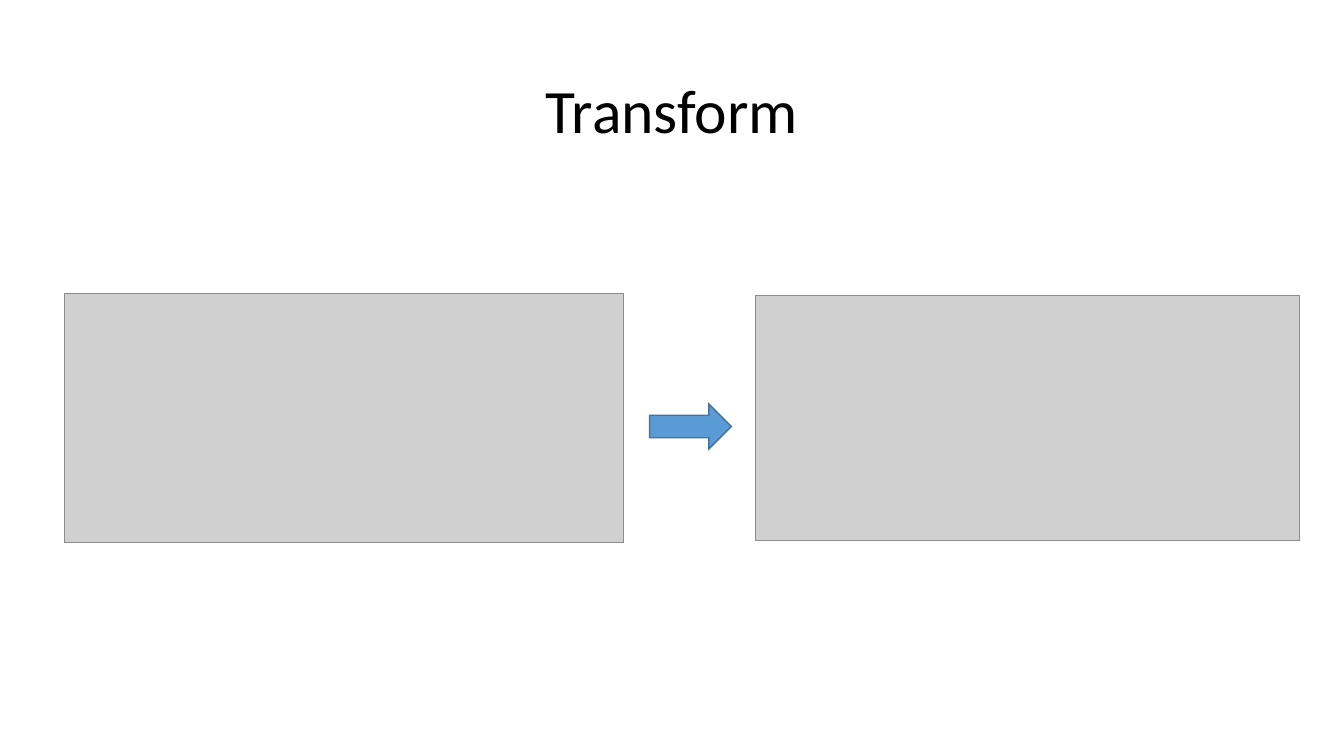
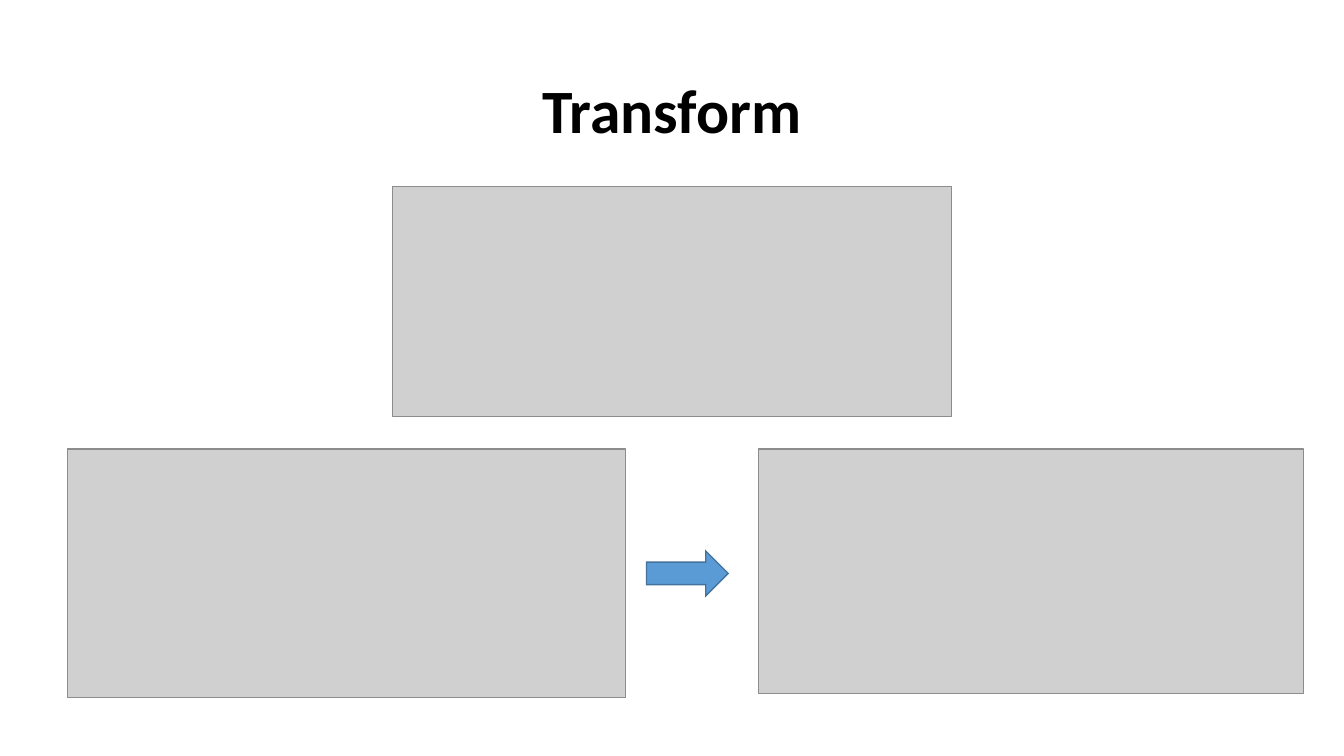
Before and after one commit to kimteespk/DADS5001-Data-Analytics-and-Data-Science-Tools-and-Programming, a slide deck: slide 6 of 12-PowerBI/DSTools-Power-BI.pptx. Drawn at 1344x756 pixels with LibreOffice and Linux fonts; fonts in the diff are those of the drawing; grey boxes stand for pictures. Boxes give left, top, right and bottom in pixels: in the first picture for what was removed or moved away, otherwise in the second. Text is boxed around its words. In the diff, an @@ line names an element or a change of style, - is before the commit and + after.

```diff
--- a/12-PowerBI/DSTools-Power-BI.pptx
+++ b/12-PowerBI/DSTools-Power-BI.pptx
@@ title "Transform" at <box>542,90,801,134</box>: bold on @@
@@ picture added at <box>393,187,952,417</box> @@
@@ picture: place and size @@
-picture at <box>65,293,623,542</box>
+picture at <box>68,449,626,698</box>
@@ picture: place and size @@
-picture at <box>755,295,1300,540</box>
+picture at <box>759,449,1304,694</box>
@@ right arrow: place and size @@
-right arrow at <box>650,404,732,450</box>
+right arrow at <box>646,552,728,597</box>
```
Also in this commit, not shown: 7 other slides changed, 2 slides added.
